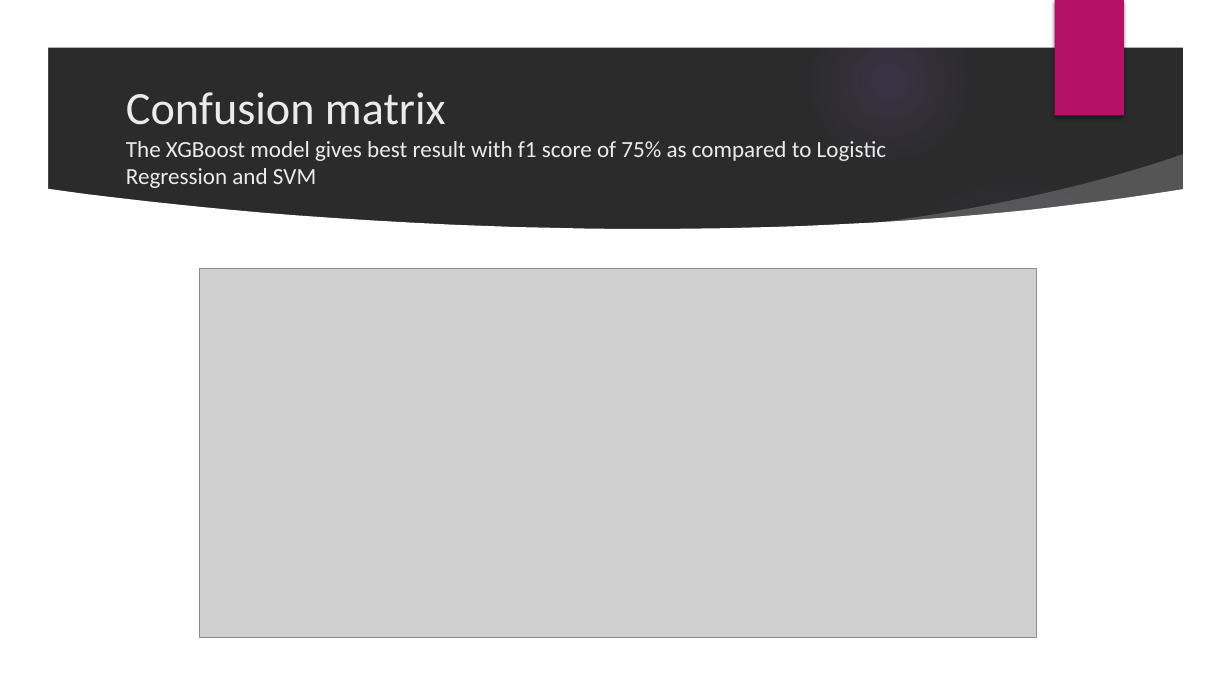
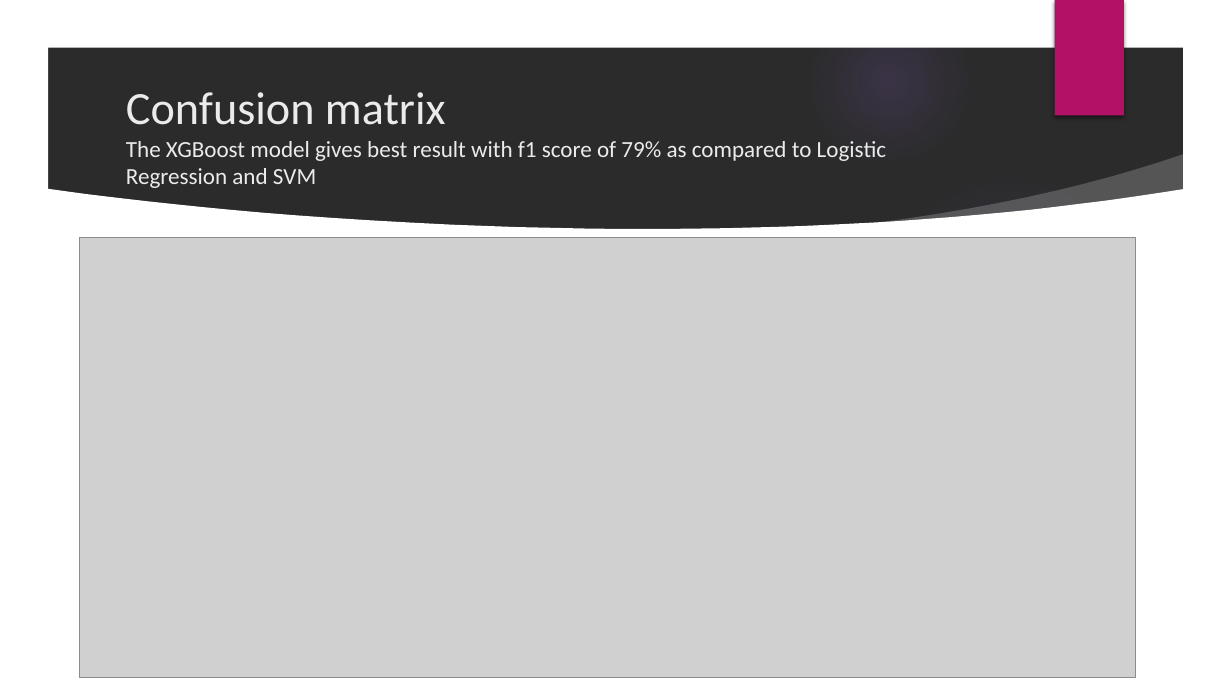
Before and after one commit to SidhantAB/Springboard-data-science-intensive-Capstone-project, a slide deck: slide 21 of Capstone Project Presentation.pptx. Drawn at 1232x693 pixels with LibreOffice and Linux fonts; fonts in the diff are those of the drawing; grey boxes stand for pictures; background and template pictures are left out; a plain dark background stands for a picture behind light text. Boxes give left, top, right and bottom in pixels: in the first picture for what was removed or moved away, otherwise in the second. Text is boxed around its words. In the diff, an @@ line names an element or a change of style, - is before the commit and + after.

```diff
--- a/Capstone Project Presentation.pptx
+++ b/Capstone Project Presentation.pptx
@@ title at [126,92,886,188]: text changed @@
-Confusion matrix
-The XGBoost model gives best result with f1 score of 75% as compared to Logistic Regression and SVM
+Confusion matrix
+The XGBoost model gives best result with f1 score of 79% as compared to Logistic Regression and SVM
@@ picture: place and size @@
-picture at [200,268,1037,638]
+picture at [79,238,1136,677]
```
Also in this commit, not shown: 4 other slides changed.
